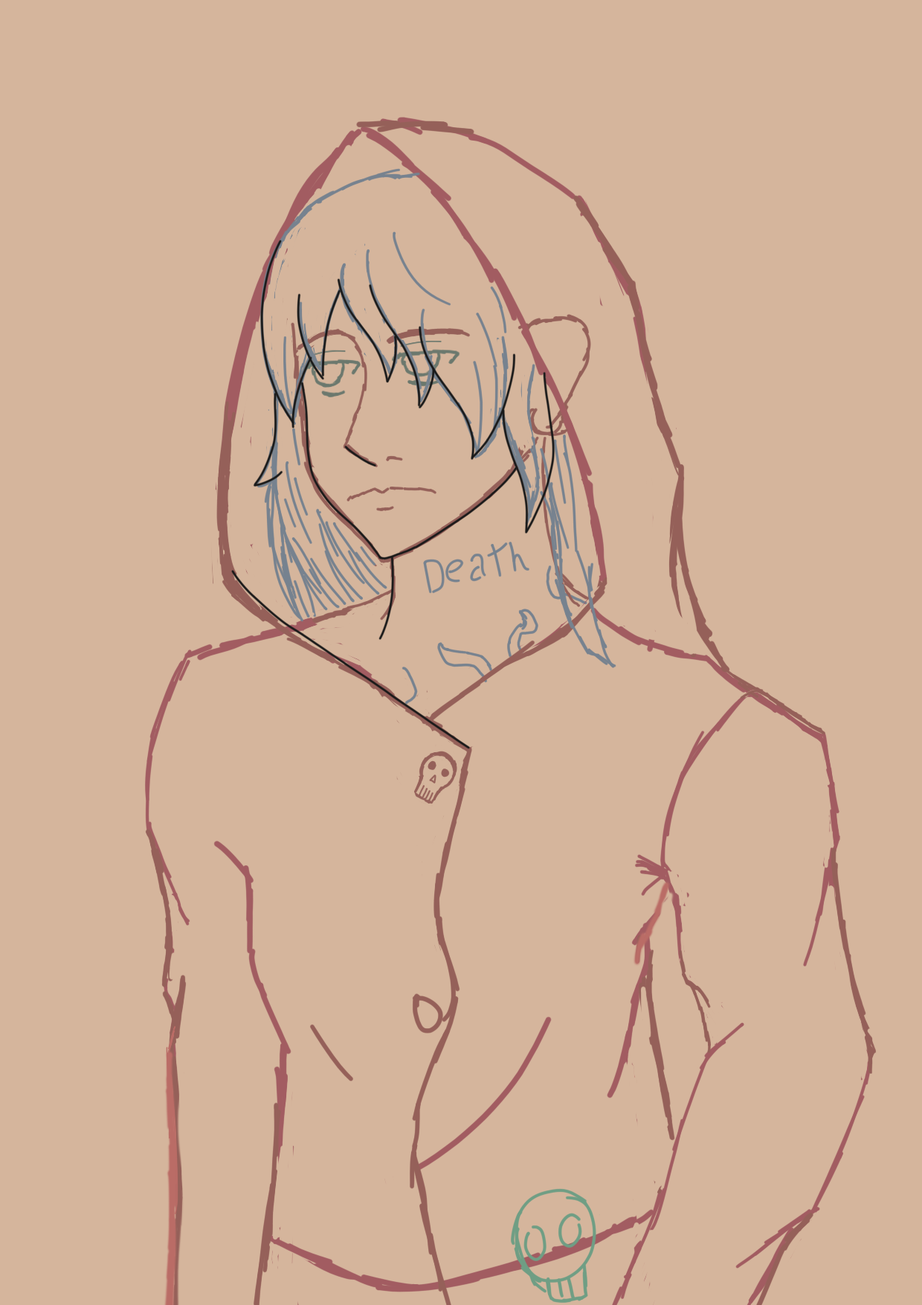
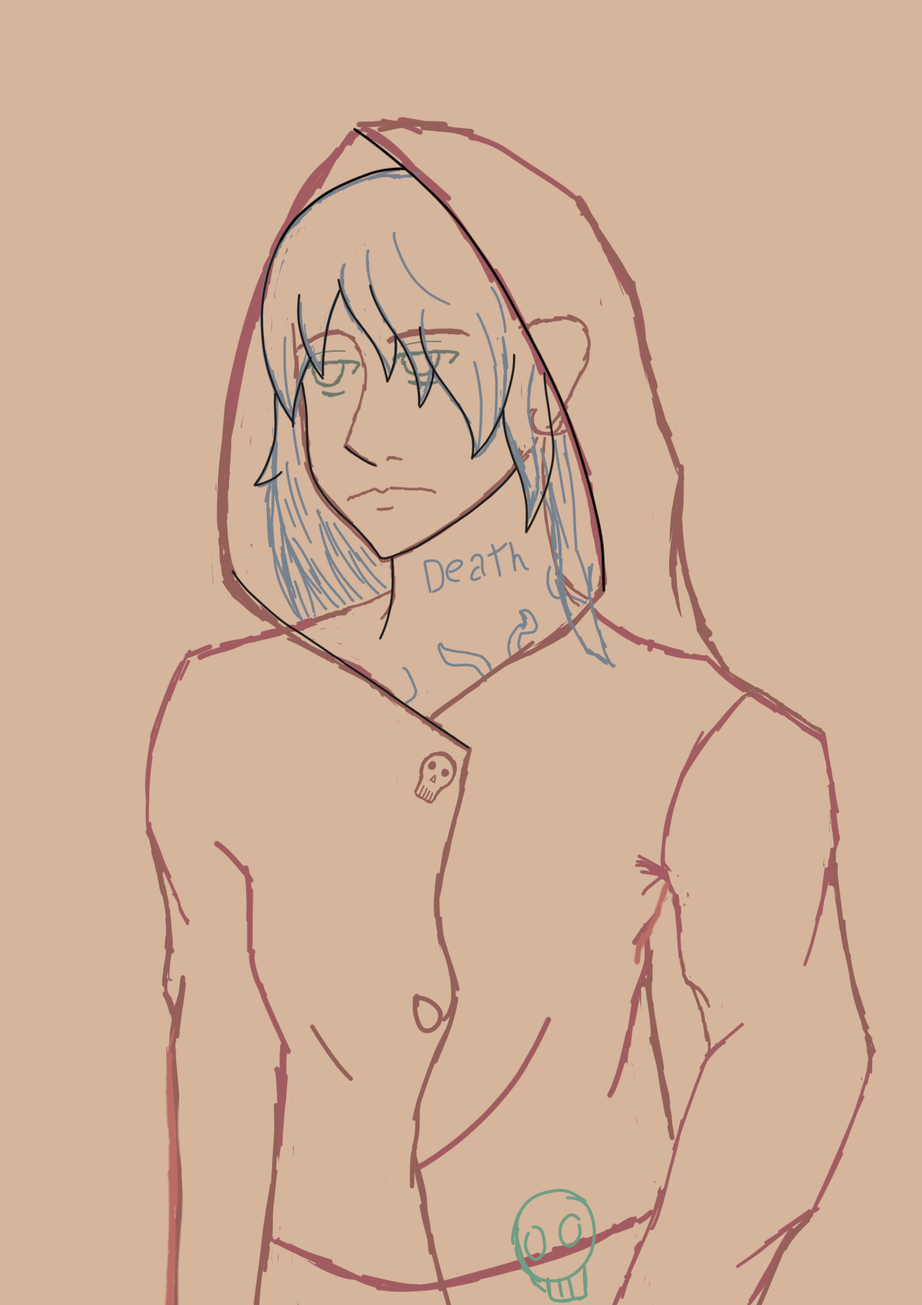
Revision of a layered 922 x 1305 image; what changed, layer by layer:
painted on "Pintar camada 7" over [278, 127, 607, 593]
painted on "Pintar camada 4 Mescladas" over [278, 127, 607, 593]
painted on "Pintar camada 5 (colado)" (1st of 2, in "Agrupar 6" › "Agrupar 5") over [499, 285, 524, 329]
